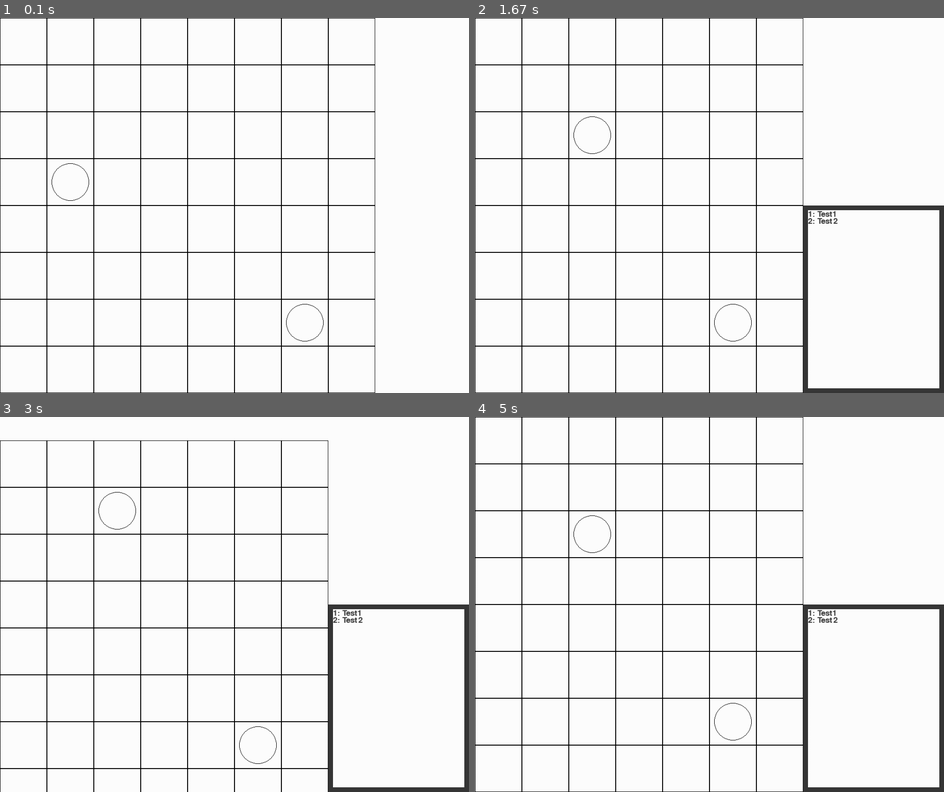
Above: before the commit, frames 1-4 (two rows, left to right).
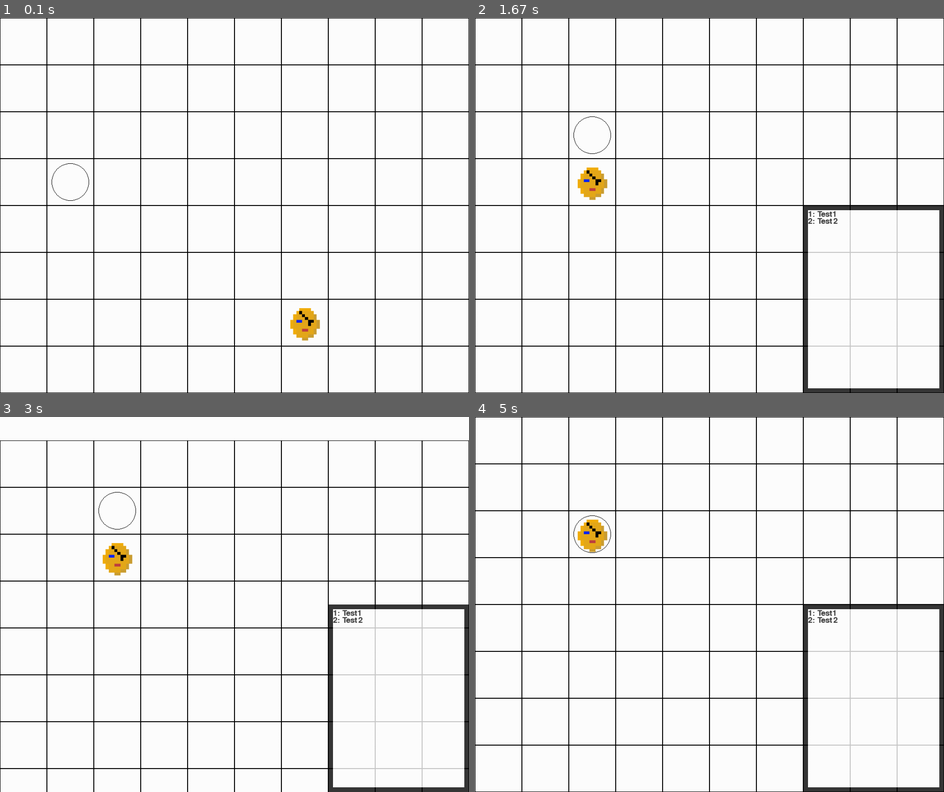
Above: after the commit, the same moments.

Repository: B3NJP/FinalSDDProject
Game: pygame game, started from main.py
The game is run twice, just before and just after one commit, with the same random seed, the same clock (stepped at 60 frames per second) and the same inputs.
Inputs:
- Up to frame 1 (0.1 s): no input
- Up to frame 2 (1.67 s): tap W at 0.33 s; hold N 0.67-1.13 s; hold Right 0.67-1.13 s; hold D 0.67-1.13 s; hold Right 1.17-1.63 s; hold D 1.17-1.63 s
- Up to frame 3 (3 s): hold Up 1.67-1.97 s; hold W 1.67-1.97 s; hold Right 2-2.47 s; hold D 2-2.47 s; hold Left from 2.5 s (still down); hold A from 2.5 s (still down)
- Up to frame 4 (5 s): release Left at 3.03 s; release A at 3.03 s; hold Down 3.07-3.37 s; hold S 3.07-3.37 s; hold Left 3.4-3.8 s; hold A 3.4-3.8 s; hold Up 3.83-4.2 s; hold W 3.83-4.2 s; hold Right 4.23-4.87 s; hold D 4.23-4.87 s; hold Down from 4.9 s (still down); hold S from 4.9 s (still down)

The runs differ from the first frame. In frame 1, 1.3% of the frame differs, in the area x 61-100%, y 0-100%; in frame 2, 1.8%, in the area x 21-100%, y 0-100%; in frame 3, 1.7%; in frame 4, 1.8%.

Commit message:
Implemented basic ai among other things

Diff:
--- /dev/null
+++ b/ai.py
@@ -0,0 +1,10 @@
+import math
+import functions, exampleArts
+
+def warrior(user, map, player): # Moves three spaces a turn, then attacks
+    if not (player.loc[0] == user.loc[0] and player.loc[1] == user.loc[1]): # Only moves when not adjacent
+        path = functions.pathFind(map, user.loc, player.loc)
+        if path:
+            user.loc = path[min(len(path)-1,2)] # Move to end of path or 3 spaces, whichever is smaller
+    if (abs(player.loc[0] - user.loc[0])+abs(player.loc[1] - user.loc[1]) <= 1): # If (now) next to player, attack!
+        functions.dealBasicDamage(user, player, [], 'PHY', 0)
--- a/classes.py
+++ b/classes.py
@@ -1,11 +1,12 @@
 import functions, copy
+import pygame
 
 class Map:
     def __init__(self):
         pass
 
 class Character:
-    def __init__(self, name, stats):
+    def __init__(self, name, stats, loc=[0,0], script=None, alive=True, image=None):
         self.name = name
         self.HP = stats[0]
         self.MP = stats[1]
@@ -15,19 +16,27 @@
         self.RES = stats[5]
         self.DEX = stats[6]
         self.AGI = stats[7]
-        self.loc = [0,0]
+        self.loc = loc
+        self.alive = alive
+        self.script = script
+        if image:
+            self.image = pygame.transform.scale(pygame.image.load(image), [100, 100])
+        else:
+            self.image = None
 
-    def run(self):
-        pass
+    def run(self, map, player):
+        if self.script:
+            self.script(self, map, player)
 
 class Art:
-    def __init__(self, name, mods, cc, mv, rg, cost): #Note: cc - crowd control, mv - player movement, rg - range
+    def __init__(self, name, mods, cc, mv, rg, cost, atkType = 'PHY'): #Note: cc - crowd control, mv - player movement, rg - range
         self.name = name
         self.mods = mods
         self.cc = cc
         self.mv = mv
         self.rg = rg
         self.cost = cost
+        self.atkType = atkType
 
 class Combo:
     def __init__(self, name, arts, dirs):
--- a/drawMap.py
+++ b/drawMap.py
@@ -9,9 +9,15 @@
         for j in range(0, len(map[i])):
             if ((i+camera[1])*100 < screen.get_height() and (i+camera[1])*100 > -100): # If the spot is within the selected area
                 if ((j+camera[0])*100 < screen.get_width() and (j+camera[0])*100 > -100): # If the spot is within the selected area
-                    pygame.draw.rect(screen, black, [(j+camera[0])*100, (i+camera[1])*100]+box, 1) # Draws map lines
+                    if map[i][j] == '0':
+                        pygame.draw.rect(screen, black, [(j+camera[0])*100, (i+camera[1])*100]+box, 1) # Draws map lines
+                    else:
+                        pygame.draw.rect(screen, black, [(j+camera[0])*100, (i+camera[1])*100]+box, 0) # Draws wall
 
     for i in units:
         if ((i.loc[1]+camera[1])*100 < screen.get_height() and (i.loc[1]+camera[1])*100 > -100): # If the spot is within the selected area
             if ((i.loc[0]+camera[0])*100 < screen.get_width() and (i.loc[0]+camera[0])*100 > -100): # If the spot is within the selected area
-                pygame.draw.circle(screen, black, [(i.loc[0]+camera[0])*100+50, (i.loc[1]+camera[1])*100+50], 40, 1) # Draws map lines
+                if i.image:
+                    screen.blit(i.image, [(i.loc[0]+camera[0])*100, (i.loc[1]+camera[1])*100])
+                else:
+                    pygame.draw.circle(screen, black, [(i.loc[0]+camera[0])*100+50, (i.loc[1]+camera[1])*100+50], 40, 1) # Draws units
--- a/exampleArts.py
+++ b/exampleArts.py
@@ -1,7 +1,18 @@
 import classes
 
-pierce = classes.Art('Pierce', [['DEF', 0.5], ['DEX', 1.1]], 'F', 'F', ['F'], 5)
+# (self, name, mods, cc, mv, rg, cost, atkType = 'PHY') -- cc - crowd control, mv - player movement, rg - range
+pierce = classes.Art('Pierce', [['DEF', 0.5], ['DEX', 1.1]], 'F', 'F', ['F'], 15)
 
-broadSlash = classes.Art('Broad Slash', [['ATK', 1.2], ['DEX', 0.9]], 'R', '', ['FL','F','FR'], 10)
+broadSlash = classes.Art('Broad Slash', [['ATK', 1.2], ['DEX', 0.9]], 'R', '', ['FL','F','FR'], 20)
 
-greatPierce = classes.Art('Great Pierce', [['DEF', 0.25], ['DEX', 1.2]], 'FF', 'F', ['F', 'FF'], 15)
+greatPierce = classes.Art('Great Pierce', [['DEF', 0.25], ['DEX', 1.2]], 'FF', 'F', ['F', 'FF'], 25)
+
+autumn = classes.Art('Autumn Leaf', [['DEF', 0.5], ['DEX', 1.2]], 'F', 'FFFF', ['F', 'FL', 'FR', 'FF', 'FFL', 'FFR'], 20)
+
+arcSlash = classes.Art('Arc Slash', [['ATK', 1.5]], 'F', '', ['F', 'FF', 'FFL', 'FFR', 'FFF', 'FFFF', 'FFFFF'], 30)
+
+gale = classes.Art('Gale', [['ATK', 1.2], ['DEF', 0.75]], 'F', 'FFF', ['FFF', 'FFFF'], 25)
+
+runeBlade = classes.Art('Rune Blade', [['INT', 1.5]], 'R', 'F', ['F', 'FR'], 20)
+
+allArts = [pierce, broadSlash, greatPierce, autumn, arcSlash, gale, runeBlade]
--- a/functions.py
+++ b/functions.py
@@ -11,11 +11,11 @@
     elif atkType == "MAG":
         damage += attacker.INT*finalMods['INT'] - defender.RES*finalMods['RES']
 
-    if comboLevel == 0:
-        if random.random()>((attacker.DEX*finalMods['DEX'] - defender.AGI*finalMods['AGI'])*0.04 + 0.5):
-            print((attacker.DEX*finalMods['DEX'] - defender.AGI*finalMods['AGI'])*0.04 + 0.5)
-            print("Miss")
-            return 0
+    # if comboLevel == 0: # Initially would not miss if combo was over 1
+    if random.random()>((attacker.DEX*finalMods['DEX'] - defender.AGI*finalMods['AGI'])*0.04 + 0.5):
+        print((attacker.DEX*finalMods['DEX'] - defender.AGI*finalMods['AGI'])*0.04 + 0.5)
+        print("Miss")
+        return 0
 
     damage *= finalMods['DMG']
     damage *= 1 + comboLevel/10
@@ -91,7 +91,7 @@
 
     defenders = findDefenders(defenderList, locs)
     for i in defenders:
-        dmg = damageCalculation(attacker, i, art.mods, 'PHY', combo)
+        dmg = damageCalculation(attacker, i, art.mods, art.atkType, combo)
         i.HP -= dmg
 
     ccLoc = determineLoc(dir, art.cc)
@@ -114,6 +114,43 @@
         dirs[i] = convertto[num]
     return dirs
 
+def pathFind(map, loc1, loc2):
+    queue = []
+    totals = []
+    start = loc1
+    end = loc2
+    queue += [[start]]
+
+    def getNeighbours(loc, map): # Finds the neighbours of the current tile
+        neighs = []
+        if loc[0] > 0:
+            if map[loc[1]][loc[0]-1]=='0':
+                neighs += [[loc[0]-1, loc[1]]]
+        if loc[0] < len(map[loc[1]])-1:
+            if map[loc[1]][loc[0]+1]=='0':
+                neighs += [[loc[0]+1, loc[1]]]
+        if loc[1] > 0:
+            if map[loc[1]-1][loc[0]]=='0':
+                neighs += [[loc[0], loc[1]-1]]
+        if loc[1] < len(map)-1:
+            if map[loc[1]+1][loc[0]]=='0':
+                neighs += [[loc[0], loc[1]+1]]
+        return neighs
+    print(end)
+    print(start)
+    while queue:
+        croute = queue.pop(0)
+        neigh = getNeighbours(croute[-1], map)
+        for i in neigh:
+            if i == end:
+                return croute[1:] # Only tiles after character tile
+            if not i in totals:
+                totals += [i]
+                queue += [croute + [i]]
+    return None
+
+
+
 # def useCombo(attacker, defenderList, arts, dirs): Removed in place of having combo in combo class
 #     for i,v in enumerate(arts):
 #         useArt(attacker, defenderList, v, i, dirs[i])
--- a/main.py
+++ b/main.py
@@ -1,6 +1,6 @@
 import math, random, sys, copy
 import pygame
-import classes, functions, exampleArts, drawMap, pygameFunctions
+import classes, functions, exampleArts, drawMap, pygameFunctions, ai
 pygame.init()
 
 # Basic Values
@@ -12,7 +12,7 @@
 
 screen = pygame.display.set_mode(screenSize)
 
-grid = [['0']*8]*8
+grid = [['0']*20]*20
 
 camera = [0,0]
 
@@ -111,7 +111,7 @@
 
 # Temporary
 Alice = classes.Character('Alice', [28, 27, 9, 7, 11, 6, 8, 9])
-Bill = classes.Character('Bill', [27, 20, 13, 6, 6, 6, 9, 8])
+Bill = classes.Character('Bill', [27, 20, 13, 6, 6, 6, 9, 8], script=ai.warrior, image="Assets/Enemies/png/Bandit.png")
 
 Alice.loc = [1,3]
 Bill.loc = [6,6]
@@ -130,7 +130,8 @@
 chosenCombo = None
 menuSelectedCombo = None#testComboA
 
-knownArts = [exampleArts.pierce, exampleArts.broadSlash, exampleArts.greatPierce]
+# knownArts = [exampleArts.pierce, exampleArts.broadSlash, exampleArts.greatPierce]
+knownArts = exampleArts.allArts
 
 # Enemy turns
 endTurn = False
@@ -158,19 +159,23 @@
 
                 if event.key == pygame.K_w:
                     Alice.loc[1] -= 1
+                    endTurn = True
                 if event.key == pygame.K_a:
                     Alice.loc[0] -= 1
+                    endTurn = True
                 if event.key == pygame.K_s:
                     Alice.loc[1] += 1
+                    endTurn = True
                 if event.key == pygame.K_d:
                     Alice.loc[0] += 1
-
-                if event.key == pygame.K_p:
-                    cArt = exampleArts.pierce
-                if event.key == pygame.K_g:
-                    cArt = exampleArts.greatPierce
-                if event.key == pygame.K_b:
-                    cArt = exampleArts.broadSlash
+                    endTurn = True
+
+                # if event.key == pygame.K_p:
+                #     cArt = exampleArts.pierce
+                # if event.key == pygame.K_g:
+                #     cArt = exampleArts.greatPierce
+                # if event.key == pygame.K_b:
+                #     cArt = exampleArts.broadSlash
 
                 # if event.key == pygame.K_u:
                 #     functions.useArt(Alice, units, cArt, 0, 'U')
@@ -183,12 +188,16 @@
                 if chosenCombo:
                     if event.key == pygame.K_u:
                         chosenCombo.run(Alice, units, 'N')
+                        endTurn = True
                     if event.key == pygame.K_k:
                         chosenCombo.run(Alice, units, 'E')
+                        endTurn = True
                     if event.key == pygame.K_j:
                         chosenCombo.run(Alice, units, 'S')
+                        endTurn = True
                     if event.key == pygame.K_h:
                         chosenCombo.run(Alice, units, 'W')
+                        endTurn = True
 
                 # if event.key == pygame.K_z:
                 #     testComboA.run(Alice, units, testDirsA)
@@ -262,8 +271,16 @@
 
     if endTurn:
         endTurn = False
+        toRemove = []
         for i in enemies:
-            i.run()
+            if i.HP > 0:
+                i.run(grid, Alice)
+            else:
+                i.alive = False
+                toRemove += [i]
+        for i in toRemove:
+            units.remove(i)
+            enemies.remove(i)
 
     if dispStatWind and selected:
         statWindow.fill(white)
--- a/pygameFunctions.py
+++ b/pygameFunctions.py
@@ -17,7 +17,10 @@
                     elif event.key in [pygame.K_LSHIFT, pygame.K_RSHIFT]:
                         pass
                     else:
-                        tempText = pygame.key.name(event.key)
+                        if event.key == pygame.K_SPACE:
+                            tempText = ' '
+                        else:
+                            tempText = pygame.key.name(event.key)
                         if event.mod & (pygame.KMOD_SHIFT | pygame.KMOD_CAPS):
                             tempText = tempText.upper()
                         text += tempText
Binary file added: Assets/Enemies/png/Bandit.png
Binary file added: Assets/Enemies/png/Fighter.png
Binary file added: Assets/Enemies/png/Mage.png
Binary file added: Assets/Enemies/png/Ogre.png
Binary file added: Assets/Enemies/png/Skeleton.png
Binary file added: Assets/Enemies/png/Snake.png
Binary file added: Assets/Enemies/png/Spider.png
Binary file added: Assets/Enemies/png/Zombie.png
Binary file added: Assets/Items/png/Book.png
